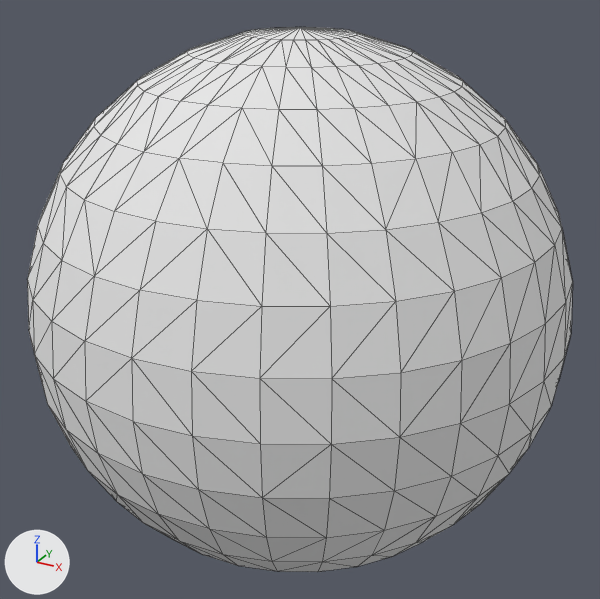
The OBJ model DirectXGame/Resources/skydome/skydome.obj, before and after one commit.
Rendered twice from a camera (50 mm lens) standing at (1.416, -2.574, 1.286) and looking at (0.0, 0.0, -0.001). The lights are fixed; the arrows at lower left show +X, +Y and +Z. The first picture is the older version. Mesh edges are drawn as thin lines. Where no turn or scale is listed for an object, it has been applied to the vertices.

In view in the first picture: '球'.
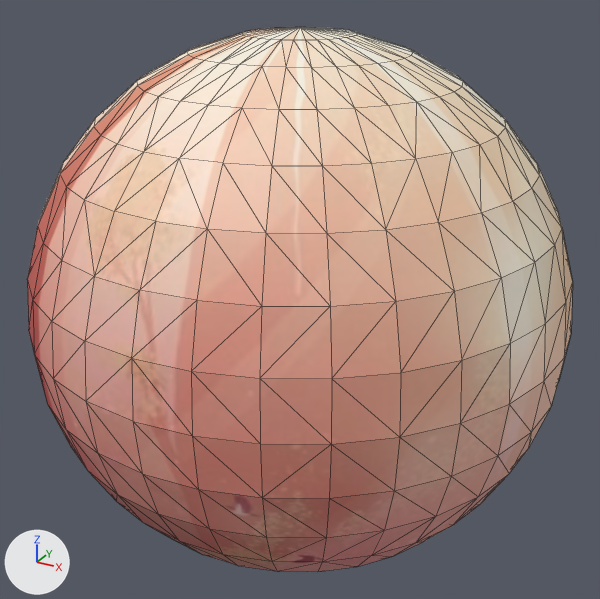
Pixel boxes (x1, y1, x2, y2) of what changed, in the pictures (600 x 599 px):
'球', recoloured (white to beige): (27, 27, 573, 572) in both

The change, as a list of edits to the scene's bpy script:
```text
Add img_fine_basin_jpg:
    img_fine_basin_jpg = load_image('Fine_Basin.jpg', 'Fine_Basin.jpg', 670, 376, 'sRGB')
Add mat_マテリアル:
    mat_マテリアル = principled_material('マテリアル')
    mat_マテリアル.texture = img_fine_basin_jpg
Change me_球:
    where me_球.from_pydata(...)  # 482 vertices, 960 faces; spans x -1.0..1.0, y -1.0..1.0, z -1.0..1.0
    remove me_球.materials.append(mat_material)  # white #e7e7e7
    add me_球.materials.append(mat_マテリアル)  # picture img_fine_basin_jpg
```
